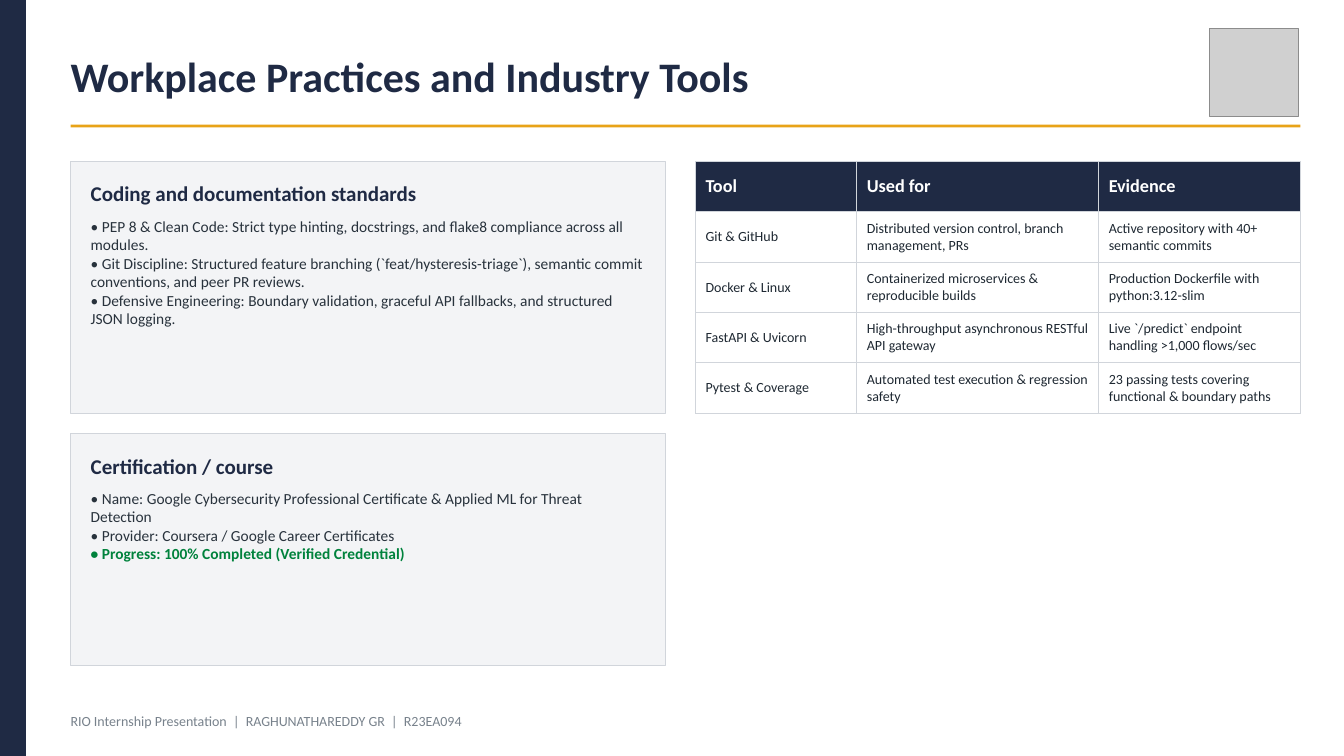
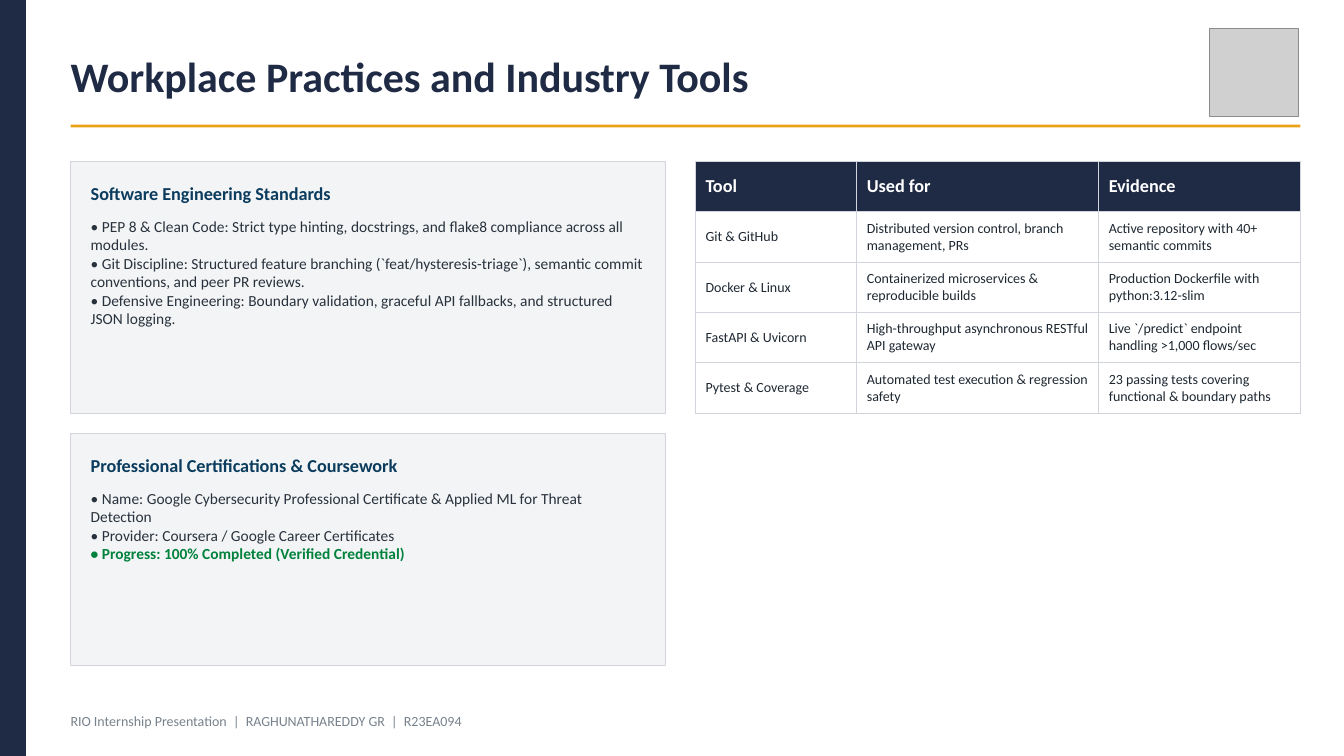
Before and after one commit to Raghunath2604/RIO_PROJECT-SMART_CITY-, a slide deck: slide 6 of docs/RIO_Internship_Presentation_R23EA094.pptx. Drawn at 1344x756 pixels with LibreOffice and Linux fonts; fonts in the diff are those of the drawing; grey boxes stand for pictures. Boxes give left, top, right and bottom in pixels: in the first picture for what was removed or moved away, otherwise in the second. Text is boxed around its words. In the diff, an @@ line names an element or a change of style, - is before the commit and + after.

Commit message:
style: apply full body text justification, professional typography, card alignments and clean headers across all deliverables

```diff
--- a/docs/RIO_Internship_Presentation_R23EA094.pptx
+++ b/docs/RIO_Internship_Presentation_R23EA094.pptx
@@ text at [91,187,330,203]: text changed; size 15 to 13 pt; text colour #1F2A44 to #0B3C5D @@
-Coding and documentation standards
+Software Engineering Standards
@@ text at [91,459,397,472]: text changed; size 15 to 13 pt; text colour #1F2A44 to #0B3C5D @@
-Certification / course
+Professional Certifications & Coursework
```
Also in this commit, not shown: 5 other slides changed, 9 other files.
